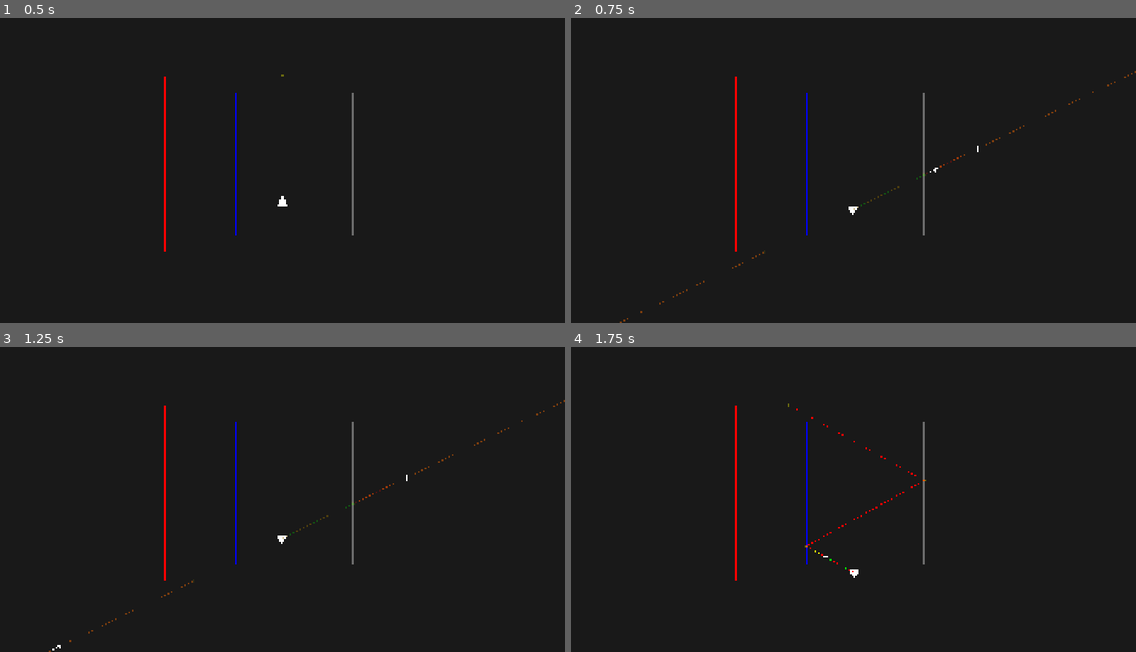
Above: before the commit, frames 1-4 (two rows, left to right).
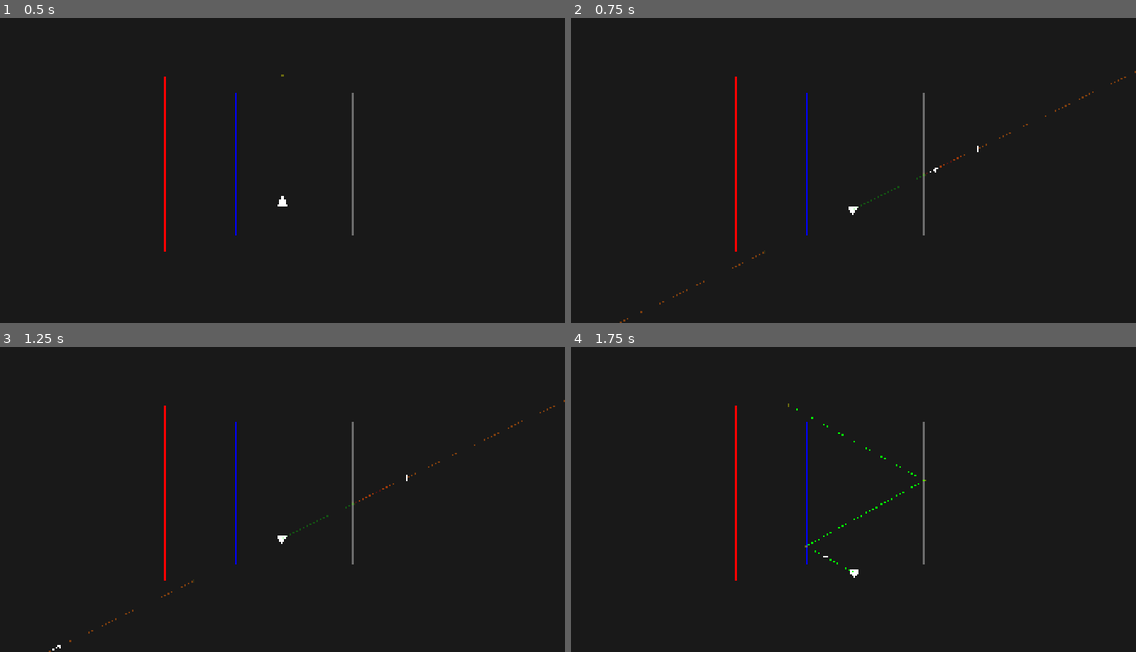
Above: after the commit, the same moments.

Repository: AlonKellner-RedHat/ricochet-game-v2
Game: Godot game, scene res://scenes/open_room_playable.tscn
The game is run twice, just before and just after one commit, with the same random seed, the same clock (stepped at 60 frames per second) and the same inputs.
Inputs (mouse positions are in pixels of both pictures, inside the frame that each line leads up to):
- Up to frame 1 (0.5 s): no input
- Up to frame 2 (0.75 s): tap Enter at 0.5 s; move the mouse to (977, 149) at 0.52 s; hold D (move_right) from 0.53 s (still down); hold Space (fire) from 0.53 s (still down); click (977, 149) at 0.67 s
- Up to frame 3 (1.25 s): keep holding D (move_right); keep holding Space (fire)
- Up to frame 4 (1.75 s): release D (move_right) at 1.25 s; release Space (fire) at 1.25 s; drag from (740, 508) to (825, 557) at 1.27 s

Frame 1 is identical in both runs. In frame 2, less than 0.1% of the frame differs, in the area x 50-100%, y 18-63%; in frame 3, less than 0.1%; in frame 4, less than 0.1%, in the area x 39-63%, y 20-74%.

Commit message:
Split physical trace at cursor point before merging
Instead of building a separate post-cursor trace, split the physical
trace's steps at the cursor distance point. This ensures both planned
and physical paths have a step boundary at the cursor position.

The full planned path = pre-cursor planned steps + post-cursor physical
steps (reusing the split physical steps). The merge compares matching
segments naturally — post-cursor steps align because they're the same
physical steps in both arrays.

Co-Authored-By: Claude Opus 4.6 <noreply@anthropic.com>

Diff:
--- a/scripts/visual/path_renderer.gd
+++ b/scripts/visual/path_renderer.gd
@@ -48,30 +48,50 @@
 	var identity_frame := MobiusTransform.identity()
 	_traced_path = Tracer.trace(player_pos, aim_dir, surfaces, GameState.new(), bounds, aim_ray)
 
-	var pre_cursor_steps: Array = []
+	var physical_steps := _split_steps_at_cursor(_traced_path.steps, player_pos, _cursor_pos, aim_ray)
+
+	var planned_steps: Array = []
 	if plan_entries.size() > 0:
 		var planned_path := Tracer.trace_planned(
 			player_pos, aim_dir, plan_entries, surfaces, GameState.new(), _cursor_pos, aim_ray)
-		pre_cursor_steps = planned_path.steps
+		planned_steps = planned_path.steps
 	else:
-		pre_cursor_steps = [Tracer.Step.new(player_pos, _cursor_pos, MobiusTransform.IDENTITY_ID, null, aim_ray, identity_frame)]
+		planned_steps = [Tracer.Step.new(player_pos, _cursor_pos, MobiusTransform.IDENTITY_ID, null, aim_ray, identity_frame)]
 
-	var cursor_index: int = pre_cursor_steps.size()
+	var cursor_index: int = planned_steps.size()
 
-	var post_cursor_trace := Tracer.trace(_cursor_pos, aim_dir, surfaces, GameState.new(), bounds, aim_ray)
-	var full_planned_steps: Array = []
-	full_planned_steps.append_array(pre_cursor_steps)
-	for i in post_cursor_trace.steps.size():
-		var step: Tracer.Step = post_cursor_trace.steps[i]
-		full_planned_steps.append(step)
+	for i in range(cursor_index, physical_steps.size()):
+		planned_steps.append(physical_steps[i])
 
-	_merged_steps = StepTreeMerge.merge(full_planned_steps, _traced_path.steps, cursor_index)
+	_merged_steps = StepTreeMerge.merge(planned_steps, physical_steps, cursor_index)
 
 func _get_surfaces() -> Array:
 	var parent := get_parent()
 	if parent and "surfaces" in parent:
 		return parent.surfaces
 	return []
+
+func _split_steps_at_cursor(steps: Array, player_pos: Vector2, cursor_pos: Vector2, aim_ray: Ray) -> Array:
+	var cursor_dist: float = player_pos.distance_to(cursor_pos)
+	var result: Array = []
+	var accumulated := 0.0
+
+	for i in steps.size():
+		var step: Tracer.Step = steps[i]
+		var step_len: float = step.start.distance_to(step.end)
+		var dist_at_end: float = accumulated + step_len
+
+		if accumulated < cursor_dist and dist_at_end > cursor_dist + 0.01:
+			var t: float = (cursor_dist - accumulated) / step_len
+			var split: Vector2 = step.start.lerp(step.end, t)
+			result.append(Tracer.Step.new(step.start, split, step.frame_id, step.hit, aim_ray, step.frame))
+			result.append(Tracer.Step.new(split, step.end, step.frame_id, step.hit, aim_ray, step.frame))
+		else:
+			result.append(step)
+
+		accumulated += step_len
+
+	return result
 
 func _get_bounds() -> Rect2:
 	return Tracer.DEFAULT_BOUNDS
